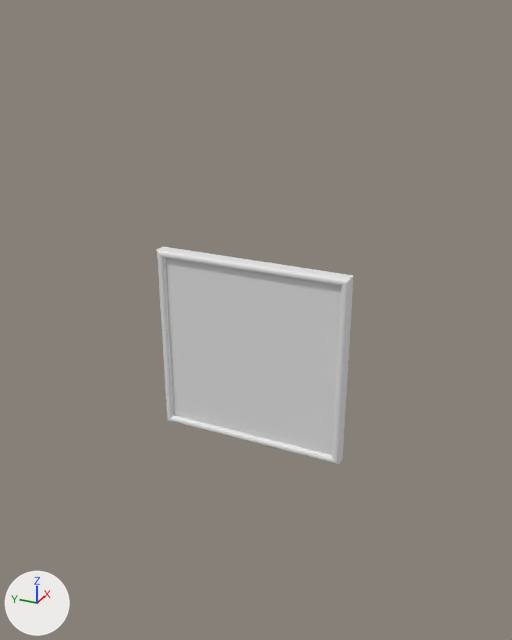
Two versions of the Blender file _Assets/Picture/PictureFrame.blend, one commit apart.
The view is the same before and after, from a 50 mm lens placed at (-5.86, -2.66, 3.3), pointed at (0.07, 0.01, 0.33). The axes (+X, +Y, +Z) are drawn at lower left. The lights are the same throughout.

Objects in the first picture: 'PictureFrame'.
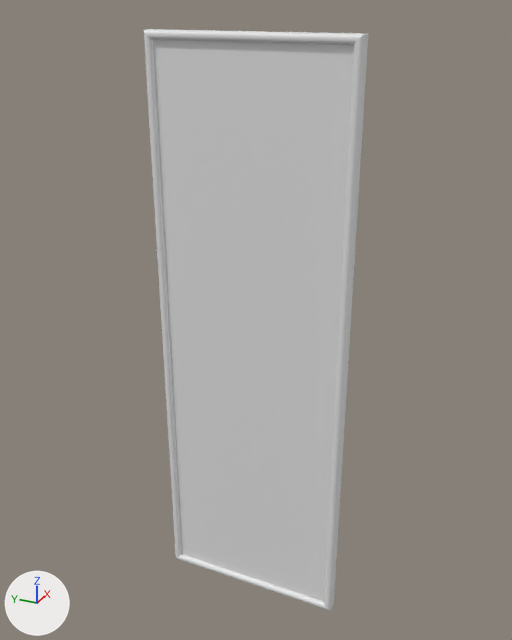
The newer file adds a shape key; the second version is drawn at full value of the shape key 'Height' of 'PictureFrame', and the change is written as the vertex moves it makes.

Location of each change, [x1, y1, x2, y2] in pixels of the pictures (512 x 640 px; the box of a moved part takes in the faces that stretch with it):
```json
{"object": "PictureFrame", "change": "reshaped", "before": [157, 247, 354, 465], "after": [144, 29, 368, 611], "on screen": "14% wider, 166% taller"}
{"part": 1, "of": "me_cube_001", "change": "moved or reshaped", "before": [157, 253, 354, 465], "after": [144, 33, 368, 611]}
{"part": 2, "of": "me_cube_001", "change": "moved or reshaped", "before": [157, 247, 354, 287], "after": [144, 29, 368, 46]}
```

The change, as JSON lines over the scene's bpy script:
```json
{"block": "me_cube_001", "where": "me_cube_001.from_pydata(...)  # 376 vertices, 374 faces; spans x -0.15..-0.01, y -1.0..1.0, z -1.0..1.0"}
{"block": "me_cube_001", "where": "# used by ob_pictureframe; location = (0.0, 0.0, 0.0)"}
{"block": "me_cube_001", "change": "me_cube_001 part 1: all 160 vertices in x -0.15..-0.01, y -1.0..1.0, z -1.0..-0.91 are moved by (0.0, 0.0, -1.98)"}
{"block": "me_cube_001", "change": "me_cube_001 part 2: all 216 vertices in x -0.15..-0.01, y -1.0..1.0, z 0.91..1.0 are moved by (0.0, 0.0, 2.03)"}
```
